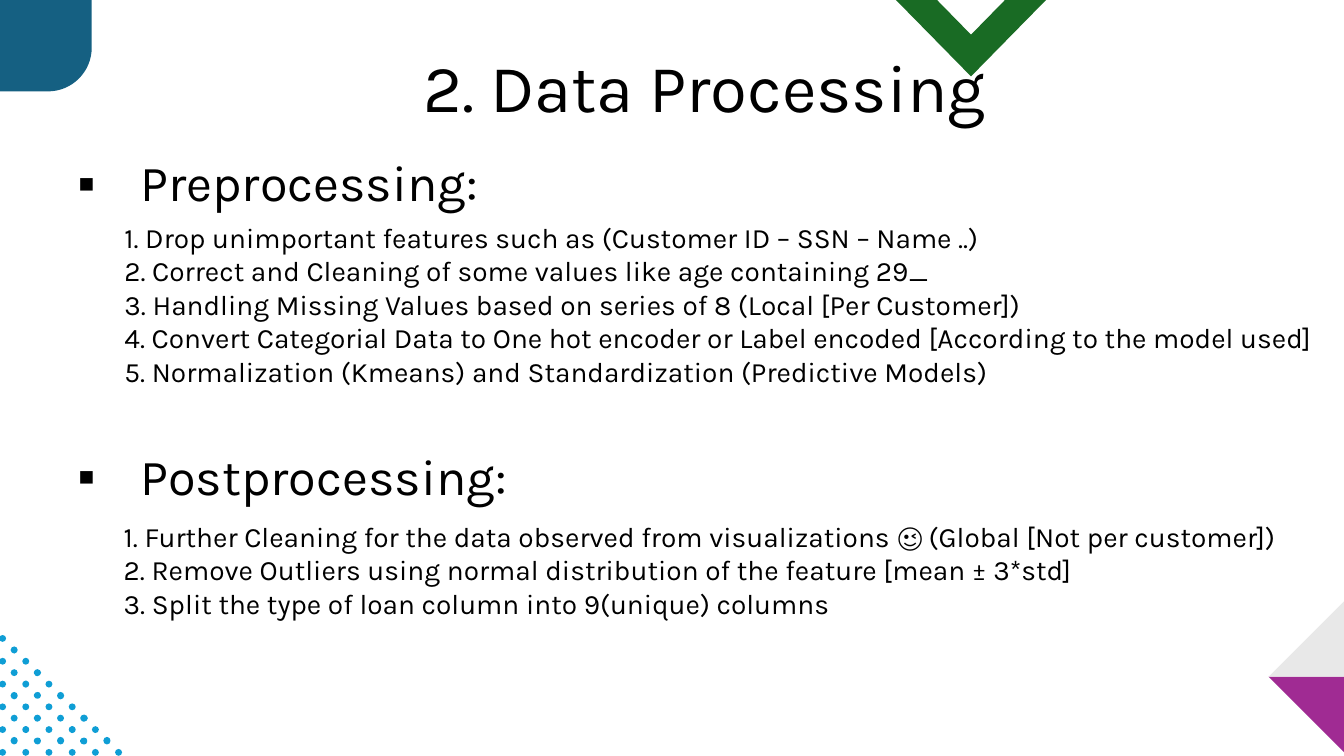
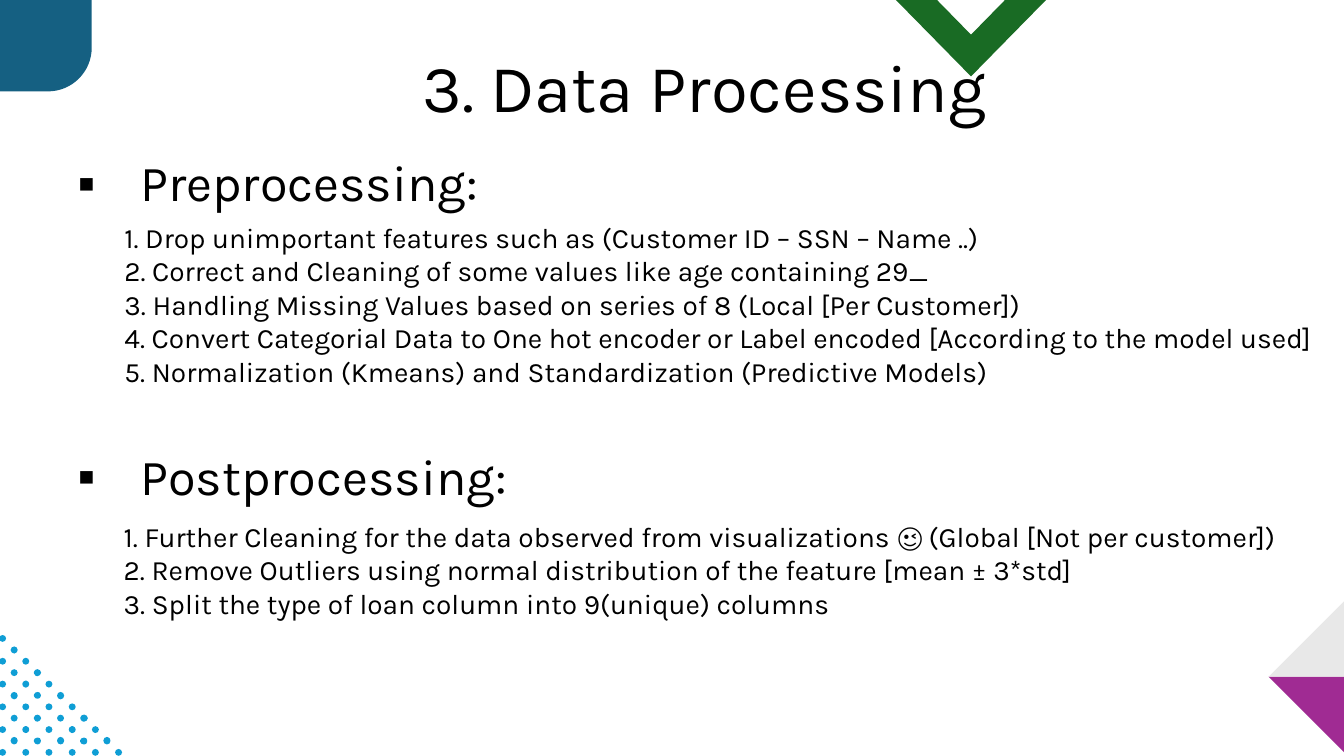
Before and after one commit to BasmaElhoseny01/Credit-Score-Classification-and-Analysis, a slide deck: slide 4 of Presentation.pptx (slide 5 before the commit). Drawn at 1344x756 pixels with LibreOffice and Linux fonts; fonts in the diff are those of the drawing. Boxes give left, top, right and bottom in pixels: in the first picture for what was removed or moved away, otherwise in the second. Text is boxed around its words. In the diff, an @@ line names an element or a change of style, - is before the commit and + after.

```diff
--- a/Presentation.pptx
+++ b/Presentation.pptx
@@ text at <box>423,51,986,129</box>: text changed @@
-2. Data Processing
+3. Data Processing
```
Also in this commit, not shown: 9 other slides changed, 8 slides added, 10 slides removed, 6 other files.
